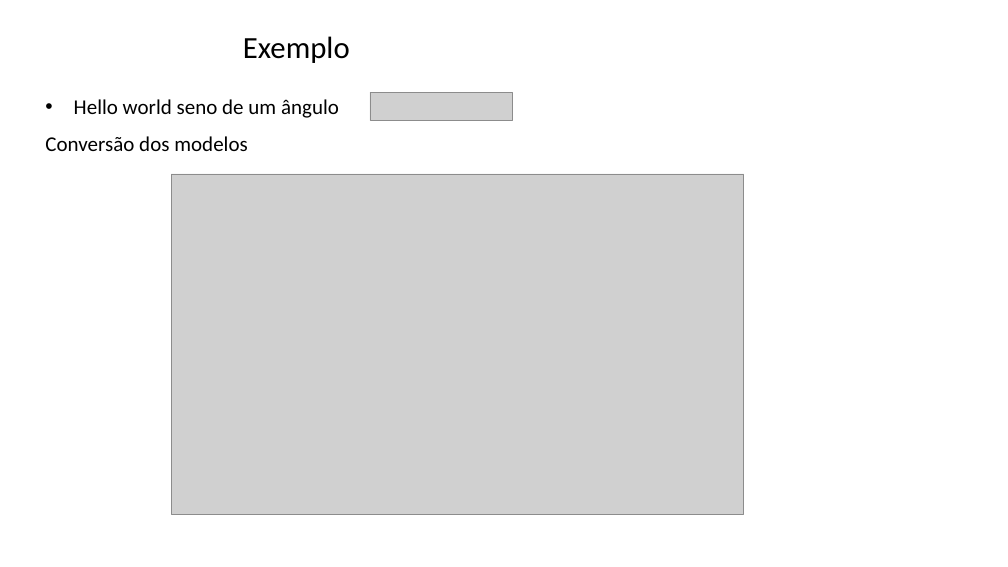
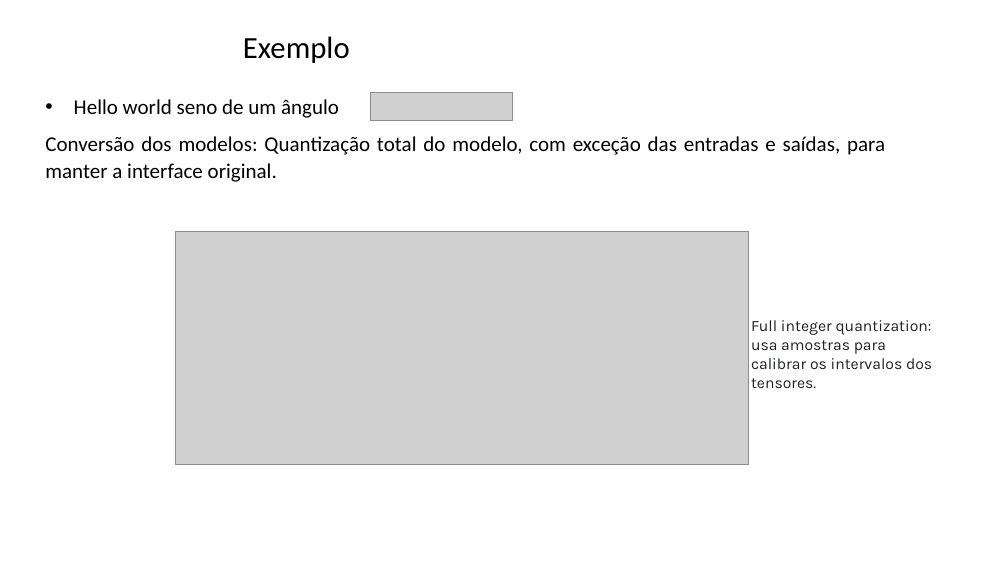
Before and after one commit to zz4fap/tp557-iot-ml, a slide deck: slide 60 of slides/TP557_14_introducao_tensorflowlite.pptx (slide 59 before the commit). Drawn at 1008x567 pixels with LibreOffice and Linux fonts; fonts in the diff are those of the drawing; grey boxes stand for pictures. Boxes give left, top, right and bottom in pixels: in the first picture for what was removed or moved away, otherwise in the second. Text is boxed around its words. In the diff, an @@ line names an element or a change of style, - is before the commit and + after.

```diff
--- a/slides/TP557_14_introducao_tensorflowlite.pptx
+++ b/slides/TP557_14_introducao_tensorflowlite.pptx
@@ text at [45, 136, 885, 182]: text changed @@
-Conversão dos modelos
+Conversão dos modelos: Quantização total do modelo, com exceção das entradas e saídas, para manter a interface original.
@@ picture: place and size @@
-picture at [171, 174, 744, 514]
+picture at [175, 232, 749, 464]
@@ text added at [751, 320, 932, 388], 15 pt, text #202124 @@
+Full integer quantization: usa amostras para calibrar os intervalos dos tensores.
```
Also in this commit, not shown: 7 other slides changed, 1 slide added, 4 other files.
